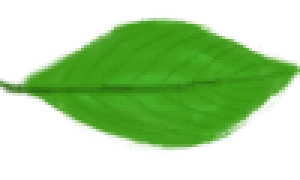
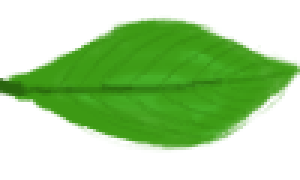
Before/after of a 300x180 layered artwork. What changed in the layer stack:
removed layer "Layer" over [0, 21, 300, 150]
renamed "Layer #1" to "Grow 8 (replace)", painted on it over [0, 21, 300, 150]
added layer "Grow 7 (replace)" above "Grow 6 (replace)" over [0, 21, 288, 150]
added layer "Grow 6 (replace)" above "Grow 5 (replace)" over [0, 33, 288, 144]
added layer "Grow 5 (replace)" above "Grow 4 (replace)" over [0, 33, 249, 147]
added layer "Grow 4 (replace)" above "Grow 3 (replace)" over [0, 45, 300, 150]
added layer "Grow 3 (replace)" above "Grow 2 (replace)" over [0, 48, 300, 132]
added layer "Grow 2 (replace)" above "Grow 1 (replace)" over [0, 21, 228, 150]
added layer "Grow 1 (replace)" over [0, 66, 63, 108]
